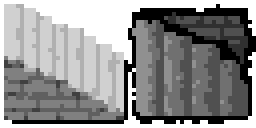
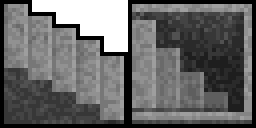
Layered file, before and after one edit (256 x 128). Changes by layer:
added layer "Stairs_Down2" above "Stairs_Up2" over [128, 0, 256, 128]
added layer "Stairs_Up2" above "Stairs_Down" over [0, 0, 128, 128]
hid "Stairs_Down" over [128, 4, 256, 124]
hid "Stairs_Up" over [4, 4, 128, 124]
